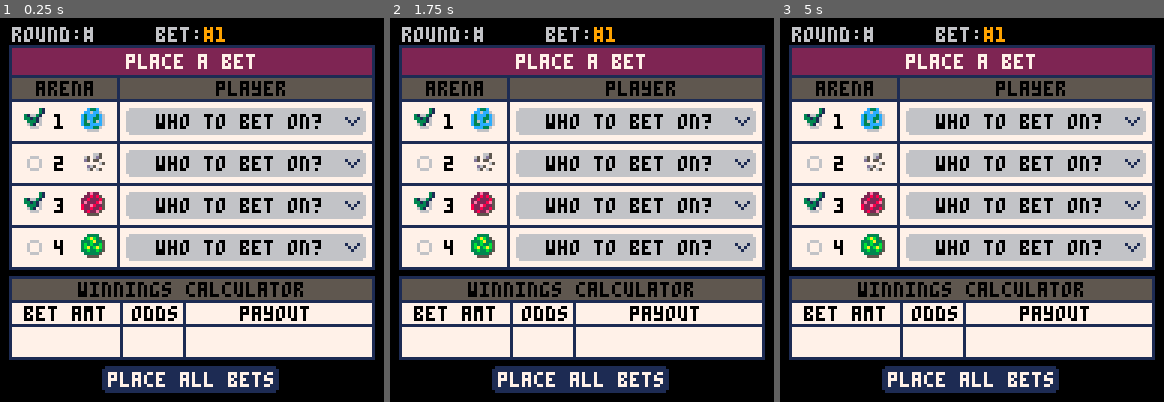
Above: before the commit, frames 1-3 (left to right).
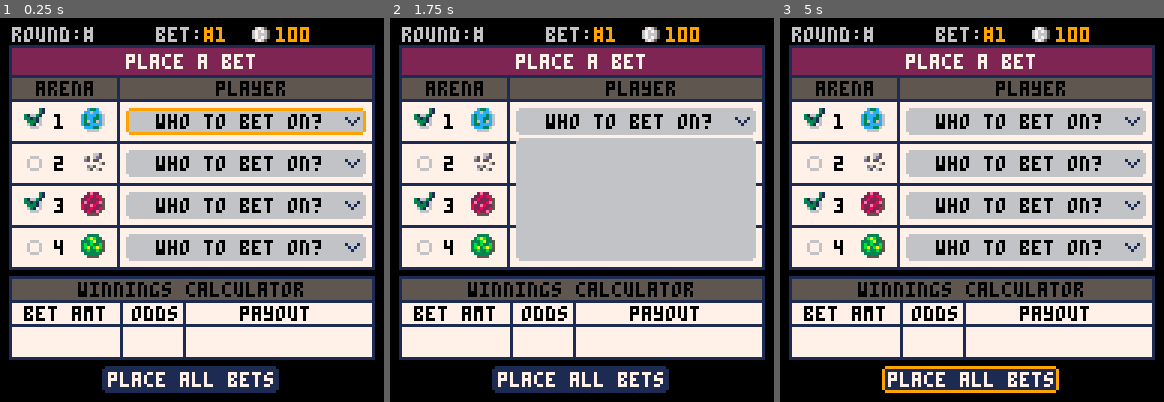
Above: after the commit, the same moments.

Repository: suspicious-smoke/club-bets-pico8
Game: PICO-8 cartridge club-bets.p8
Two runs of this game, one before a commit and one after it. Both use one fixed random seed, a clock stepped at 60 frames per second and the inputs below.
Inputs:
- Up to frame 1 (0.25 s): no input
- Up to frame 2 (1.75 s): tap X (X key) at 0.33, 1.07 s; tap O (Z key) at 0.7, 1.7 s; hold Right from 1.6 s (still down)
- Up to frame 3 (5 s): tap X (X key) at 1.85, 2.97, 4.08 s; release Right at 2.1 s; tap O (Z key) every 0.4 s from 2.1 to 4.9 s; hold Up 2.15-2.42 s; hold Right 2.47-3.03 s; hold Left 3.08-3.58 s; hold Down 3.63-3.97 s; hold Right 4.02-4.68 s; hold Up from 4.73 s (still down)

The runs differ from the first frame. In frame 1, 1.4% of the frame differs, in the area x 32-96%, y 2-31%; in frame 2, 9.3%, in the area x 32-96%, y 2-62%; in frame 3, 1.1%.

Commit message:
work on bet page

Diff:
--- a/club-bets.p8
+++ b/club-bets.p8
@@ -102,15 +102,44 @@
 function init_betpage()
 	_upd=upd_betpage
 	_drw=drw_betpage
+	arena_sel=1
+	plyr_sel=1
+	md_sel_plyr=false
 end
 
 function upd_betpage()
+	if md_sel_plyr then
+		if btnp(⬆️) then
+			plyr_sel=(plyr_sel-2)%5+1
+		elseif btnp(⬇️) then
+			plyr_sel=(plyr_sel%5)+1
+		elseif btnp(🅾️) or btnp(❎) then
+			md_sel_plyr=false
+		end
+	else
+		if btnp(⬆️) then
+			arena_sel=(arena_sel-2)%5+1
+		elseif btnp(⬇️) then
+			arena_sel=(arena_sel%5)+1
+		elseif btnp(🅾️) then
+			if arena_sel==5 then
+				--complete bets
+			else
+				md_sel_plyr=true
+			end
+		elseif btnp(❎) then
+			--open up window to see
+			--more info or switch menus
+		end
+	end
 
 end
 
 function drw_betpage()
 	print("round:#",4,3,6)
 	print("bet:\f9#1",52,3,6)
+	spr(108,83,1)
+	print("100",92,3,9)
 
 	rrectfill(4,10,120,74,0,7)--ticket
 	rrect(3,9,122,75,0,1)--outline
@@ -121,9 +150,13 @@
 	line(39,19,39,83,1)--vline
 	print("arena",12,21,0)
 	print("player",72,21,0)
+	--selection area
 	for i=1,4 do
 		line(3,13+i*14,124,13+i*14,1)
 		rrectfill(42,16+i*14,80,9,1,6)
+		if arena_sel==i and not md_sel_plyr then
+			rrect(42,16+i*14,80,9,1,9)
+		end
 		spr(106+i%2,8,16+i*14)
 		print(i,18,18+i*14,0)
 		spr(101+i,27,16+i*14)--planet
@@ -131,6 +164,22 @@
 		spr(68,115,19+i*14)
 	end
 
+	draw_winning_calc()
+
+	--player select area
+	if md_sel_plyr then
+		--draw sel player menu
+		rrectfill(42,26+arena_sel*14,80,40,1,6)
+		for i=1,4 do
+			if plyr_sel==i then
+				--draw rect around
+			end
+		end
+	end
+
+end
+
+function draw_winning_calc()
 	--winning calculator
 	rrectfill(4,87,120,26,0,7)--ticket
 	rrect(3,86,122,28,0,1)--outline
@@ -145,11 +194,13 @@
 	print("payout",80,96,0)
 	--button
 	rrectfill(34,116,59,9,1,1)
-
 	print("place all bets",36,118,7)
-end
-
-
+	if arena_sel==5 then
+		rrect(34,116,59,9,1,9)
+	end
+end
+-->8
+--ticket
 function init_ticket()
 	tx,ty=20,10
 	_upd=upd_ticket
@@ -421,7 +472,8 @@
 function d6()
 	return rnd_rng(1,6)
 end
--->8
+
+
 --array arithmatic
 function int_to_arr(n)
  local r={}
Not shown, changed: 59 lines of the sprite sheet (__gfx__) section of club-bets.p8
